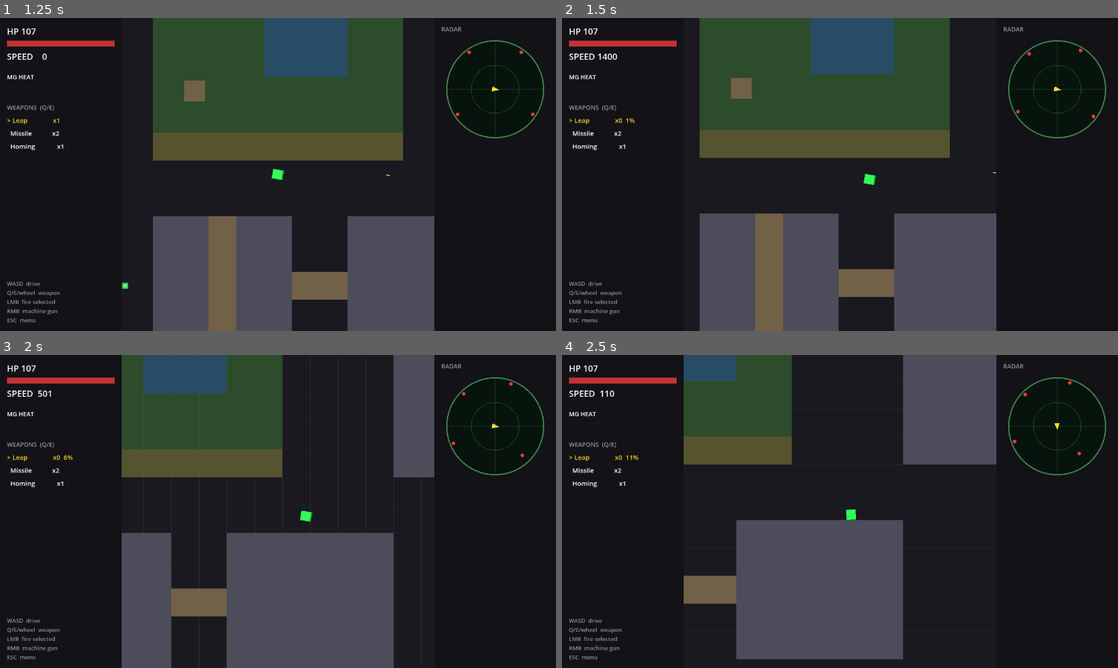
Above: before the commit, frames 1-4 (two rows, left to right).
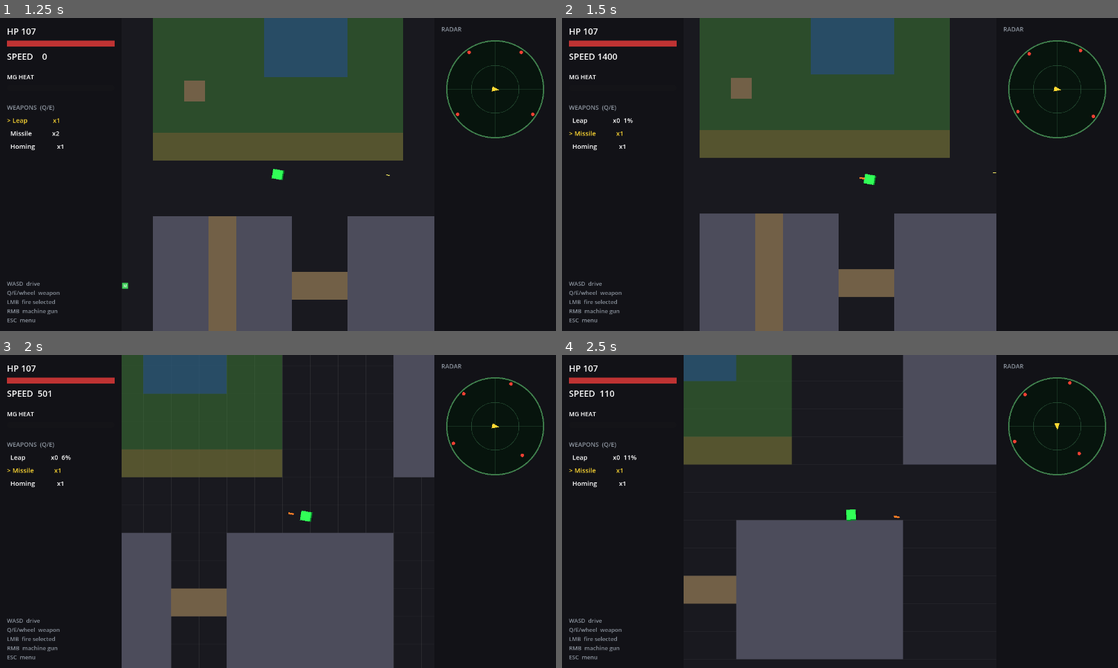
Above: after the commit, the same moments.

Repository: b3p3k0/bentchrome
Game: Godot game, scene res://ui/title.tscn
Two runs of this game, one before a commit and one after it. Both use one fixed random seed, a clock stepped at 60 frames per second and the inputs below.
Inputs (mouse positions are in pixels of both pictures, inside the frame that each line leads up to):
- Up to frame 1 (1.25 s): tap Enter (select_confirm) at 0.5 s; move the mouse to (400, 158) at 0.52 s; hold D (move_right) from 0.53 s (still down); right-click (400, 158) at 0.6 s; click (400, 158) at 0.67 s; tap Space at 0.77 s
- Up to frame 2 (1.5 s): release D (move_right) at 1.25 s; drag from (728, 190) to (840, 36) at 1.27 s
- Up to frame 3 (2 s): no input
- Up to frame 4 (2.5 s): move the mouse to (895, 442) at 2.02 s; hold D (move_right) from 2.03 s (still down); hold Enter (select_confirm) from 2.03 s (still down)

Frame 1 is identical in both runs. In frame 2, 0.2% of the frame differs, in the area x 1-55%, y 32-52%; in frame 3, 0.2%; in frame 4, 0.2%, in the area x 1-61%, y 32-53%.

Commit message:
Card B: auto-cycle to the next armed slot on depletion
consume() now advances selection when a slot hits 0: next slot with
ammo, wrapping; a recharging special at 0 counts as dry and is
skipped; a fully dry rack stays put (the special recharges back).
selection_changed drives SpecialController/HUD via existing wiring.
test_consume_and_dry updated to the new contract; auto-cycle and
refill-doesn't-move-selection covered.

Co-Authored-By: Claude Fable 5 <noreply@anthropic.com>

Diff:
--- a/tests/test_weapon_rack.gd
+++ b/tests/test_weapon_rack.gd
@@ -44,11 +44,35 @@
 	r.select_next()  # standard, ammo 2
 	t.check(r.can_consume(), "consume: standard available")
 	r.consume()
-	r.consume()
+	r.consume()  # standard dry -> auto-cycles to homing
 	t.check(r.ammo(RackScript.Slot.STANDARD) == 0, "consume: two shots spent")
-	t.check(not r.can_consume(), "consume: dry blocks fire")
+	r.consume()  # homing dry -> auto-cycles to special
+	r.consume()  # special dry -> everything empty, stays put
+	t.check(not r.can_consume(), "consume: fully dry rack blocks fire")
 	r.consume()  # no-op
-	t.check(r.ammo(RackScript.Slot.STANDARD) == 0, "consume: dry consume is a no-op")
+	t.check(r.ammo(RackScript.Slot.SPECIAL) == 0, "consume: dry consume is a no-op")
+	r.free()
+
+func test_depletion_auto_cycles() -> void:
+	var r = _rack()  # special selected, ammo 1
+	var selections: Array = []
+	r.selection_changed.connect(func(i: int) -> void: selections.append(i))
+	r.consume()  # special 1 -> 0
+	t.check(r.selected_index() == RackScript.Slot.STANDARD, "auto-cycle: dry special advances to standard")
+	t.check(selections == [RackScript.Slot.STANDARD], "auto-cycle: selection_changed emitted")
+	r.consume()  # standard 2 -> 1
+	t.check(r.selected_index() == RackScript.Slot.STANDARD, "auto-cycle: no advance while ammo remains")
+	r.consume()  # standard 1 -> 0
+	t.check(r.selected_index() == RackScript.Slot.HOMING, "auto-cycle: skips the dry recharging special")
+	r.consume()  # homing 1 -> 0; every slot dry
+	t.check(r.selected_index() == RackScript.Slot.HOMING, "auto-cycle: all dry stays put")
+	r.free()
+
+func test_refill_does_not_move_selection() -> void:
+	var r = _rack()
+	r.consume()  # special dry -> standard
+	r.add_ammo(RackScript.Slot.HOMING, 1)
+	t.check(r.selected_index() == RackScript.Slot.STANDARD, "refill: pickups don't move selection")
 	r.free()
 
 func test_add_ammo_respects_cap() -> void:
--- a/vehicles/weapon_rack.gd
+++ b/vehicles/weapon_rack.gd
@@ -78,6 +78,17 @@
 		return
 	_slots[_selected].ammo -= 1
 	ammo_changed.emit(_selected, _slots[_selected].ammo)
+	if _slots[_selected].ammo == 0:
+		_auto_cycle()
+
+## Depleted slot: advance to the next slot holding ammo (a recharging special
+## at 0 counts as dry). All dry = stay put; the special recharges back.
+func _auto_cycle() -> void:
+	for step in range(1, _slots.size()):
+		var i: int = (_selected + step) % _slots.size()
+		if _slots[i].ammo > 0:
+			_select(i)
+			return
 
 ## Adds ammo to a slot (pickups). Returns how much was actually accepted.
 func add_ammo(index: int, amount: int) -> int:
